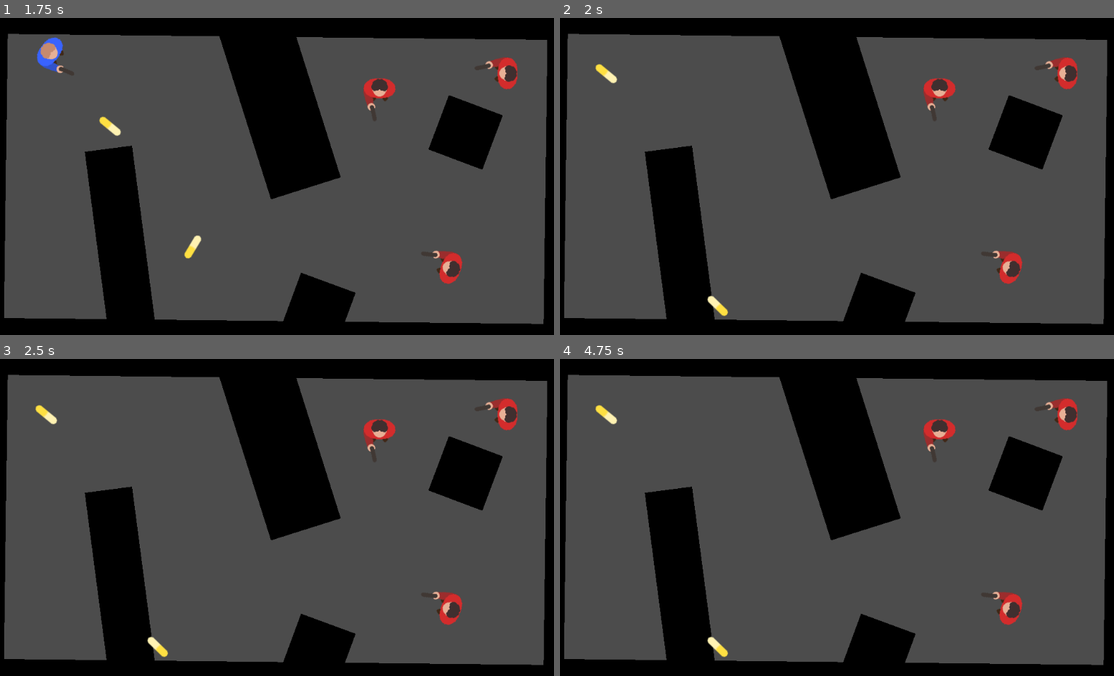
Above: before the commit, frames 1-4 (two rows, left to right).
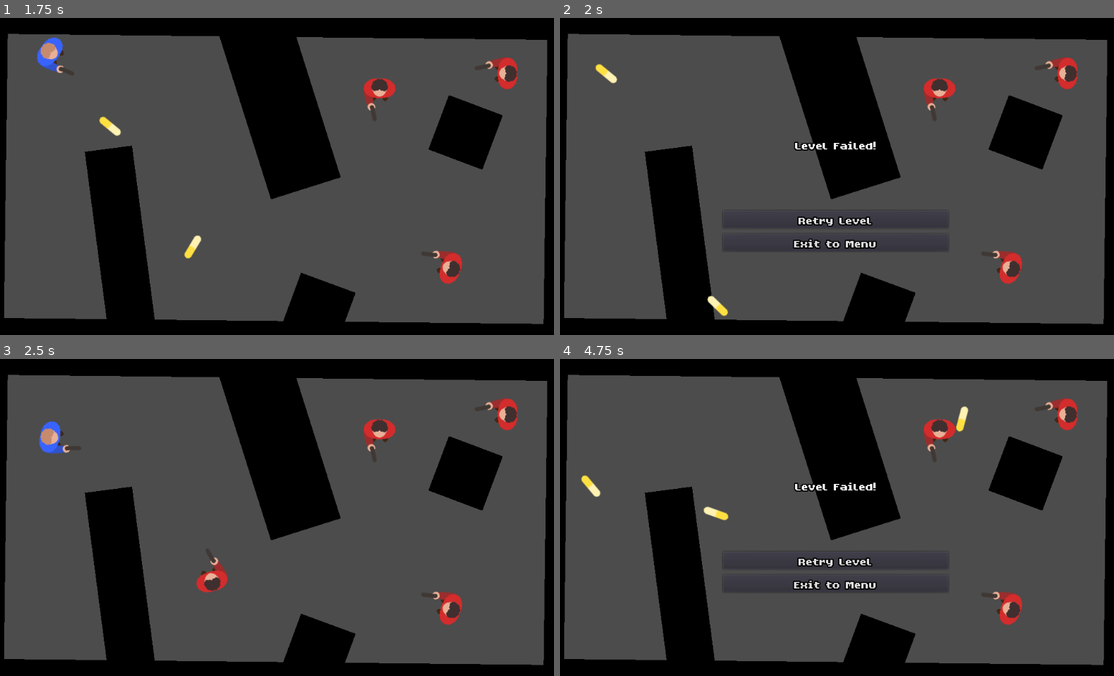
Above: after the commit, the same moments.

Repository: MichaelRRyan/ricochet
Game: Godot game, scene res://scenes/gameplay.tscn
The game is run twice, just before and just after one commit, with the same random seed, the same clock (stepped at 60 frames per second) and the same inputs.
Inputs (mouse positions are in pixels of both pictures, inside the frame that each line leads up to):
- Up to frame 1 (1.75 s): tap Enter at 0.5 s; move the mouse to (249, 243) at 0.52 s; press the mouse at (249, 243) at 0.53 s; hold W (move_up) from 0.53 s (still down); move the mouse to (443, 227) at 1.27 s; release the mouse at (443, 227) at 1.28 s; click (443, 227) at 1.35 s
- Up to frame 2 (2 s): keep holding W (move_up)
- Up to frame 3 (2.5 s): release W (move_up) at 2 s; click (277, 561) at 2 s, where only the run after the commit has a clickable "Retry Level"
- Up to frame 4 (4.75 s): tap Space at 2.75 s; move the mouse to (665, 469) at 2.77 s; press the mouse at (665, 469) at 2.78 s; hold A (move_left) 2.78-4.28 s; move the mouse to (864, 517) at 3.52 s; release the mouse at (864, 517) at 3.53 s; click (864, 517) at 3.6 s; move the mouse to (753, 435) at 4.27 s; press the mouse at (753, 435) at 4.28 s; hold S (move_down) from 4.28 s (still down)

Frame 1 is identical in both runs. In frame 2, 0.9% of the frame differs, in the area x 31-69%, y 38-73%; in frame 3, 1.0%; in frame 4, 1.5%, in the area x 3-74%, y 14-94%.

Commit message:
Added a basic lose screen

Diff:
--- a/scenes/gameplay.tscn
+++ b/scenes/gameplay.tscn
@@ -1,10 +1,11 @@
-[gd_scene load_steps=6 format=2]
+[gd_scene load_steps=7 format=2]
 
 [ext_resource path="res://scenes/block.tscn" type="PackedScene" id=1]
 [ext_resource path="res://scenes/player.tscn" type="PackedScene" id=2]
 [ext_resource path="res://scenes/enemy.tscn" type="PackedScene" id=3]
 [ext_resource path="res://scripts/gameplay_manager.gd" type="Script" id=4]
 [ext_resource path="res://scenes/ui/level_complete_screen.tscn" type="PackedScene" id=5]
+[ext_resource path="res://scenes/ui/level_failed_screen.tscn" type="PackedScene" id=6]
 
 [node name="Gameplay" type="Node2D"]
 
@@ -18,9 +19,8 @@
 [node name="LevelCompleteScreen" parent="CanvasLayer" instance=ExtResource( 5 )]
 visible = false
 
-[node name="LevelFailedScreen" type="Control" parent="CanvasLayer"]
-margin_right = 40.0
-margin_bottom = 40.0
+[node name="LevelFailedScreen" parent="CanvasLayer" instance=ExtResource( 6 )]
+visible = false
 
 [node name="GameplayManager" type="Node2D" parent="."]
 script = ExtResource( 4 )
@@ -90,3 +90,4 @@
 rotation = -3.10397
 
 [connection signal="level_complete" from="GameplayManager" to="CanvasLayer/LevelCompleteScreen" method="_on_GameplayManager_level_complete"]
+[connection signal="level_failed" from="GameplayManager" to="CanvasLayer/LevelFailedScreen" method="_on_GameplayManager_level_failed"]
--- /dev/null
+++ b/scenes/ui/level_failed_screen.tscn
@@ -0,0 +1,44 @@
+[gd_scene load_steps=3 format=2]
+
+[ext_resource path="res://resources/themes/main_theme.tres" type="Theme" id=1]
+[ext_resource path="res://scripts/ui/level_failed_screen.gd" type="Script" id=2]
+
+[node name="LevelFailedScreen" type="Control"]
+anchor_right = 1.0
+anchor_bottom = 1.0
+theme = ExtResource( 1 )
+script = ExtResource( 2 )
+
+[node name="Label" type="Label" parent="."]
+anchor_left = 0.5
+anchor_top = 0.3
+anchor_right = 0.5
+anchor_bottom = 0.5
+margin_left = -131.0
+margin_top = -67.0
+margin_right = 131.0
+margin_bottom = 67.0
+text = "Level Failed!"
+align = 1
+valign = 1
+
+[node name="Options" type="VBoxContainer" parent="."]
+anchor_left = 0.3
+anchor_top = 0.6
+anchor_right = 0.7
+anchor_bottom = 1.0
+custom_constants/separation = 10
+
+[node name="RetryButton" type="Button" parent="Options"]
+margin_right = 409.0
+margin_bottom = 32.0
+text = "Retry Level"
+
+[node name="ExitButton" type="Button" parent="Options"]
+margin_top = 42.0
+margin_right = 409.0
+margin_bottom = 74.0
+text = "Exit to Menu"
+
+[connection signal="pressed" from="Options/RetryButton" to="." method="_on_RetryButton_pressed"]
+[connection signal="pressed" from="Options/ExitButton" to="." method="_on_ExitButton_pressed"]
--- /dev/null
+++ b/scripts/ui/level_failed_screen.gd
@@ -0,0 +1,21 @@
+extends Control
+
+
+#-------------------------------------------------------------------------------
+func _on_GameplayManager_level_failed():
+	show()
+
+
+#-------------------------------------------------------------------------------
+func _on_RetryButton_pressed():
+	get_tree().reload_current_scene()
+	get_tree().paused = false
+
+
+#-------------------------------------------------------------------------------
+func _on_ExitButton_pressed():
+	pass
+	#get_tree().paused = false
+
+
+#-------------------------------------------------------------------------------
